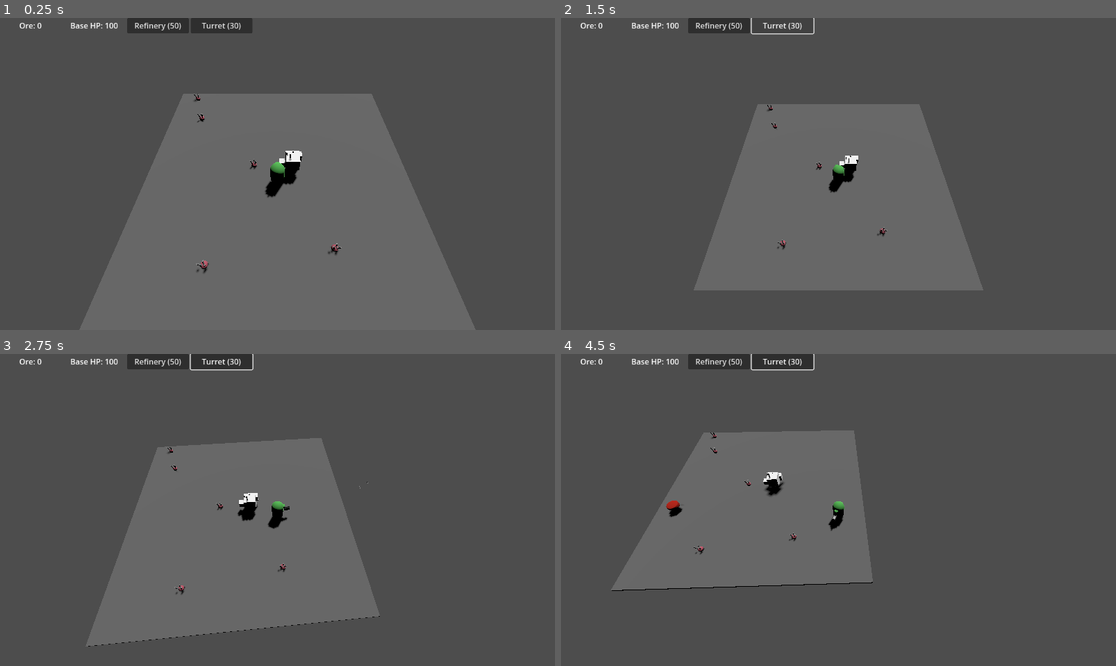
Above: before the commit, frames 1-4 (two rows, left to right).
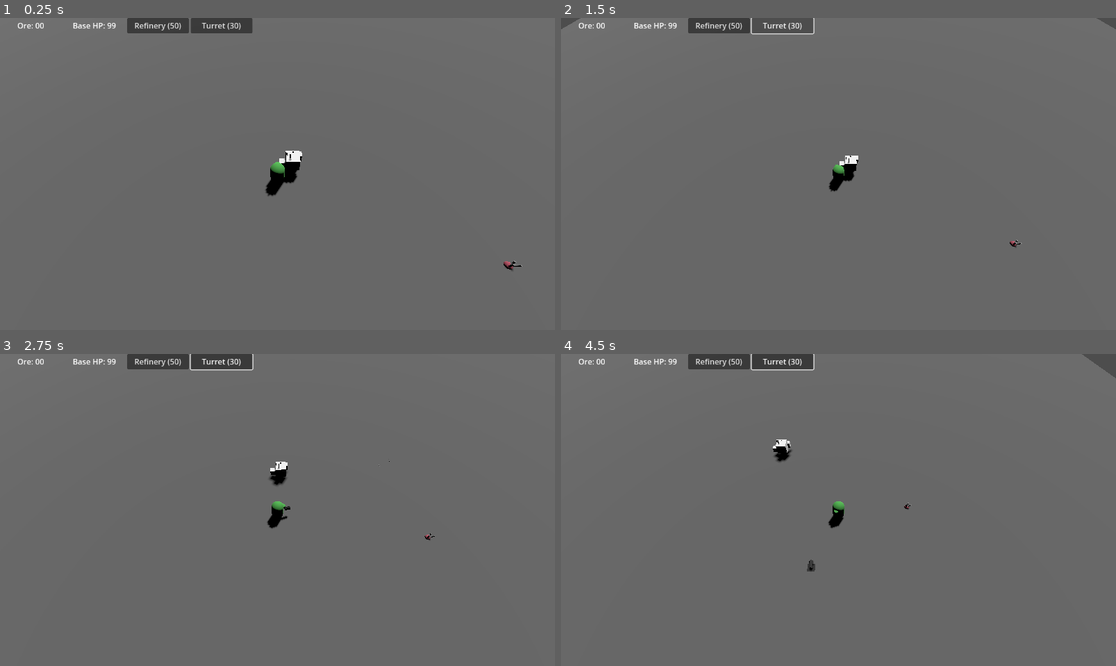
Above: after the commit, the same moments.

Repository: CaptainTiki/MineOre
Game: Godot game, scene res://scenes/main.tscn
The game is run twice, just before and just after one commit, with the same random seed, the same clock (stepped at 60 frames per second) and the same inputs.
Inputs (mouse positions are in pixels of both pictures, inside the frame that each line leads up to):
- Up to frame 1 (0.25 s): no input
- Up to frame 2 (1.5 s): click "Refinery (50)" at 0.5 s; click "Turret (30)" at 1.25 s
- Up to frame 3 (2.75 s): tap Enter at 2 s; move the mouse to (399, 494) at 2.02 s; hold D (move_right) from 2.03 s (still down); hold 1 (tool_gun) from 2.03 s (still down); tap E (action) at 2.1 s; click (399, 494) at 2.17 s
- Up to frame 4 (4.5 s): move the mouse to (727, 525) at 2.77 s; release D (move_right) at 2.78 s; release 1 (tool_gun) at 2.78 s; hold S (move_backward) 2.78-3.53 s; tap 1 (tool_gun) at 2.85 s; click (727, 525) at 2.92 s; tap 2 (tool_mining_laser) at 3.05 s; move the mouse to (894, 441) at 3.52 s; hold D (move_right) 3.53-4.28 s; hold 2 (tool_mining_laser) 3.53-4.28 s; click (894, 441) at 3.67 s; tap 3 (tool_turret, bound only after the commit) at 3.8, 4.35 s; move the mouse to (810, 572) at 4.27 s; hold W (move_forward) from 4.28 s (still down); click (810, 572) at 4.42 s

The runs differ from the first frame. In frame 1, 59% of the frame differs, in the area x 0-100%, y 0-100%; in frame 2, 74%; in frame 3, 74%; in frame 4, 81%.

Commit message:
movement, turrets, enemies
continued to refine basic play style and prototypep

Diff:
--- a/main.gd
+++ b/main.gd
@@ -1,64 +1,65 @@
 extends Node3D
 
-var ore_count = 0
+@onready var player = $Player
+@onready var camera = $Camera
+var enemy_scene = preload("res://scenes/enemy.tscn")
+var ore_scene = preload("res://scenes/ore.tscn")
+var ground_size = Vector2(100, 100)
+# Enemy spawn variables
+var initial_spawn_delay = 3.0
+var min_spawn_delay = 0.33
+var ramp_duration = 60.0
+var time_elapsed = 0.0
+var spawn_timer = 0.0
+# Ore spawn variables
+var ore_spawn_rate = 5.0  # Seconds between ore spawns
+var max_ores = 20  # Max ores on map at once
+var ore_timer = 0.0
+
 var base_hp = 100
-var ore_scene = preload("res://scenes/ore.tscn")
-var enemy_scene = preload("res://scenes/enemy.tscn")
-var refinery_scene = preload("res://scenes/refinery.tscn")
-var turret_scene = preload("res://scenes/turret.tscn")
 
 func _ready():
-	$UI/VBoxContainer/RefineryButton.pressed.connect(_on_refinery_button_pressed)
-	$UI/VBoxContainer/TurretButton.pressed.connect(_on_turret_button_pressed)
-	spawn_ores(5)
-	$Player.connect("mined_ore", _on_player_mined_ore)
-	# Defer the set_player call until the Camera is fully ready
-	$Camera.set_player($Player)
-	#call_deferred("_setup_camera")
-
-func _setup_camera():
-	$Camera.set_player($Player)
+	camera.set_player(player)
+	spawn_ore()
+	spawn_ore()
+	spawn_ore()
 
 func _process(delta):
-	$UI/VBoxContainer/OreLabel.text = "Ore: %d" % ore_count
-	$UI/VBoxContainer/BaseHPLabel.text = "Base HP: %d" % base_hp
-	if base_hp <= 0:
-		get_tree().quit() # Simple game over for now
+	time_elapsed += delta
+	spawn_timer += delta
+	ore_timer += delta
 
-	if randf() < 0.005: # Spawn enemies occasionally
+	# Enemy spawning
+	var t = clamp(time_elapsed / ramp_duration, 0.0, 1.0)
+	var current_spawn_delay = lerp(initial_spawn_delay, min_spawn_delay, t)
+	if spawn_timer >= current_spawn_delay:
 		spawn_enemy()
+		spawn_timer = 0.0
 
-func spawn_ores(n):
-	for i in n:
-		var ore = ore_scene.instantiate()
-		ore.position = Vector3(randf_range(-9, 9), 0.25, randf_range(-9, 9))
-		$Ores.add_child(ore)
+	# Ore spawning
+	var ore_count = get_tree().get_nodes_in_group("ores").size()
+	if ore_timer >= ore_spawn_rate and ore_count < max_ores:
+		spawn_ore()
+		ore_timer = 0.0
 
 func spawn_enemy():
 	var enemy = enemy_scene.instantiate()
-	var edge = randi() % 4
+	var side = randi() % 4
 	var pos = Vector3.ZERO
-	if edge == 0: pos = Vector3(-10, 0.5, randf_range(-9, 9)) # Left
-	elif edge == 1: pos = Vector3(10, 0.5, randf_range(-9, 9)) # Right
-	elif edge == 2: pos = Vector3(randf_range(-9, 9), 0.5, -10) # Top
-	else: pos = Vector3(randf_range(-9, 9), 0.5, 10) # Bottom
-	enemy.position = pos
-	$Enemies.add_child(enemy)
+	match side:
+		0: pos = Vector3(randf_range(-ground_size.x/2, ground_size.x/2), 0, -ground_size.y/2)
+		1: pos = Vector3(ground_size.x/2, 0, randf_range(-ground_size.y/2, ground_size.y/2))
+		2: pos = Vector3(randf_range(-ground_size.x/2, ground_size.x/2), 0, ground_size.y/2)
+		3: pos = Vector3(-ground_size.x/2, 0, randf_range(-ground_size.y/2, ground_size.y/2))
+	enemy.global_position = pos
+	add_child(enemy)
 
-func _on_player_mined_ore():
-	ore_count += 10
-	spawn_ores(1)
-
-func _on_refinery_button_pressed():
-	if ore_count >= 50:
-		ore_count -= 50
-		var refinery = refinery_scene.instantiate()
-		refinery.position = $Player.position
-		$Buildings.add_child(refinery)
-
-func _on_turret_button_pressed():
-	if ore_count >= 30:
-		ore_count -= 30
-		var turret = turret_scene.instantiate()
-		turret.position = $Player.position
-		$Buildings.add_child(turret)
+func spawn_ore():
+	var ore = ore_scene.instantiate()
+	var pos = Vector3(
+		randf_range(-ground_size.x/2, ground_size.x/2),
+		0.2,
+		randf_range(-ground_size.y/2, ground_size.y/2)
+	)
+	ore.global_position = pos
+	add_child(ore)
--- a/project.godot
+++ b/project.godot
@@ -53,6 +53,16 @@
 "events": [Object(InputEventKey,"resource_local_to_scene":false,"resource_name":"","device":-1,"window_id":0,"alt_press …(191 unchanged characters)…
 ]
 }
+tool_turret={
+"deadzone": 0.2,
+"events": [Object(InputEventKey,"resource_local_to_scene":false,"resource_name":"","device":-1,"window_id":0,"alt_pressed":false,"shift_pressed":false,"ctrl_pressed":false,"meta_pressed":false,"pressed":false,"keycode":0,"physical_keycode":51,"key_label":0,"unicode":51,"location":0,"echo":false,"script":null)
+]
+}
+reset_camera={
+"deadzone": 0.2,
+"events": [Object(InputEventKey,"resource_local_to_scene":false,"resource_name":"","device":-1,"window_id":0,"alt_pressed":false,"shift_pressed":false,"ctrl_pressed":false,"meta_pressed":false,"pressed":false,"keycode":0,"physical_keycode":67,"key_label":0,"unicode":99,"location":0,"echo":false,"script":null)
+]
+}
 
 [layer_names]
 
--- a/scenes/gib.tscn
+++ b/scenes/gib.tscn
@@ -20,15 +20,11 @@
 radial_segments = 8
 rings = 8
 
-[sub_resource type="SphereMesh" id="SphereMesh_5t77g"]
-
-[sub_resource type="StandardMaterial3D" id="StandardMaterial3D_u61qm"]
-albedo_color = Color(0.711921, 0.108878, 6.257e-06, 1)
-
 [node name="Gib" type="Node3D"]
 script = ExtResource("1_kflpl")
 
 [node name="GPUParticles3D" type="GPUParticles3D" parent="."]
+transform = Transform3D(1, 0, 0, 0, 1, 0, 0, 0, 1, 0, 1.12699, 0)
 emitting = false
 amount = 50
 lifetime = 1.95
@@ -37,7 +33,3 @@
 randomness = 0.2
 process_material = SubResource("ParticleProcessMaterial_wfuys")
 draw_pass_1 = SubResource("SphereMesh_684cn")
-
-[node name="CSGMesh3D" type="CSGMesh3D" parent="GPUParticles3D"]
-mesh = SubResource("SphereMesh_5t77g")
-material = SubResource("StandardMaterial3D_u61qm")
--- a/scenes/main.tscn
+++ b/scenes/main.tscn
@@ -6,7 +6,7 @@
 [ext_resource type="Script" uid="uid://dphpdmx8vikda" path="res://scripts/camera_3d.gd" id="2_jyhfs"]
 
 [sub_resource type="BoxMesh" id="BoxMesh_7dm0k"]
-size = Vector3(20, 0.2, 20)
+size = Vector3(100, 0.2, 100)
 
 [sub_resource type="StandardMaterial3D" id="StandardMaterial3D_ig7tw"]
 albedo_color = Color(0.41598, 0.41598, 0.41598, 1)
@@ -26,6 +26,7 @@
 [node name="GroundContainer" type="Node3D" parent="."]
 
 [node name="CSGMesh3D" type="CSGMesh3D" parent="GroundContainer"]
+transform = Transform3D(1, 0, 0, 0, 1, 0, 0, 0, 1, 0, 0.1, 0)
 use_collision = true
 collision_layer = 4
 collision_mask = 0
--- a/scenes/ore.tscn
+++ b/scenes/ore.tscn
@@ -1,9 +1,12 @@
-[gd_scene load_steps=2 format=3 uid="uid://dmrcwwqgtkirs"]
+[gd_scene load_steps=3 format=3 uid="uid://dmrcwwqgtkirs"]
 
 [sub_resource type="StandardMaterial3D" id="StandardMaterial3D_bj4v0"]
 albedo_color = Color(0.769718, 0.350424, 0.424662, 1)
 
-[node name="Ore" type="Node3D" groups=["ores"]]
+[sub_resource type="BoxShape3D" id="BoxShape3D_bj4v0"]
+size = Vector3(0.538208, 0.934082, 0.481445)
+
+[node name="Ore" type="StaticBody3D" groups=["ores"]]
 
 [node name="CSGCombiner3D" type="CSGCombiner3D" parent="."]
 
@@ -19,3 +22,7 @@
 
 [node name="CSGCylinder3D3" type="CSGCylinder3D" parent="CSGCombiner3D/CSGSphere3D"]
 transform = Transform3D(-0.210817, 0.198324, 0.0847304, 0.0797242, 0.623349, 9.48832e-11, -0.0915567, 0.0861309, -0.195099, 0.275796, 0.584133, 0.162348)
+
+[node name="CollisionShape3D" type="CollisionShape3D" parent="."]
+transform = Transform3D(1, 0, 0, 0, 1, 0, 0, 0, 1, -0.0067749, 0.253174, 0.0112305)
+shape = SubResource("BoxShape3D_bj4v0")
--- a/scenes/turret.tscn
+++ b/scenes/turret.tscn
@@ -14,6 +14,9 @@
 [sub_resource type="StandardMaterial3D" id="StandardMaterial3D_485p4"]
 albedo_color = Color(0.226707, 0.226707, 0.226707, 1)
 
+[sub_resource type="SphereShape3D" id="SphereShape3D_x3mc5"]
+radius = 3.0
+
 [node name="Turret" type="StaticBody3D"]
 script = ExtResource("1_x3mc5")
 
@@ -21,21 +24,35 @@
 transform = Transform3D(1, 0, 0, 0, 1, 0, 0, 0, 1, 0.0765381, 0.328941, 0)
 shape = SubResource("BoxShape3D_fowog")
 
-[node name="CSGCombiner3D" type="CSGCombiner3D" parent="."]
+[node name="Base" type="Node3D" parent="."]
 
-[node name="CSGBox3D" type="CSGBox3D" parent="CSGCombiner3D"]
+[node name="CSGCombiner2" type="CSGCombiner3D" parent="Base"]
+
+[node name="CSGBox3D" type="CSGBox3D" parent="Base/CSGCombiner2"]
 transform = Transform3D(0.6, 0, 0, 0, 0.315685, 0, 0, 0, 0.6, 0, 0.121366, 0)
 size = Vector3(1, 0.768433, 1)
 material = SubResource("StandardMaterial3D_x3mc5")
 
-[node name="CSGCylinder3D" type="CSGCylinder3D" parent="CSGCombiner3D"]
+[node name="CSGCylinder3D" type="CSGCylinder3D" parent="Base/CSGCombiner2"]
 transform = Transform3D(1, 0, 0, 0, 1, 0, 0, 0, 1, 0, 0.326384, 0)
 radius = 0.0893555
 height = 0.18573
 material = SubResource("StandardMaterial3D_el7wl")
 
-[node name="CSGCylinder3D2" type="CSGCylinder3D" parent="CSGCombiner3D"]
-transform = Transform3D(-4.37114e-08, 1, 0, -1, -4.37114e-08, 0, 0, 0, 1, 0.156593, 0.52044, 0)
+[node name="Weapon" type="Node3D" parent="."]
+
+[node name="Muzzle" type="Node3D" parent="Weapon"]
+transform = Transform3D(-4.37114e-08, 0, -1, 0, 1, 0, 1, 0, -4.37114e-08, -0.00390355, 0.497052, -0.57669)
+
+[node name="CSGCylinder3D" type="CSGCylinder3D" parent="Weapon"]
+transform = Transform3D(1.91069e-15, -4.37114e-08, -1, -1, -4.37114e-08, 0, -4.37114e-08, 1, -4.37114e-08, -0.00390352, 0.52044, -0.173626)
 radius = 0.138672
 height = 0.597946
 material = SubResource("StandardMaterial3D_485p4")
+
+[node name="DetectionArea" type="Area3D" parent="."]
+collision_layer = 0
+collision_mask = 2
+
+[node name="CollisionShape3D" type="CollisionShape3D" parent="DetectionArea"]
+shape = SubResource("SphereShape3D_x3mc5")
--- a/scripts/bullet.gd
+++ b/scripts/bullet.gd
@@ -17,8 +17,5 @@
 
 func _on_body_entered(body):
 	if body.is_in_group("enemies"):
-		print("Bullet hit enemy: ", body.name)
 		body.take_damage(damage)
 		queue_free()
-	else:
-		print("Bullet hit something else: ", body.name)
--- a/scripts/camera_3d.gd
+++ b/scripts/camera_3d.gd
@@ -1,21 +1,66 @@
 extends Camera3D
 
 var player = null
-var offset = Vector3(0, 15, 10)  # Initial offset for 3/4 view
-var smooth_speed = 5.0  # How quickly the camera follows
+var base_offset = Vector3(0, 15, 10)  # Initial offset for 3/4 view
+var offset = base_offset  # Current offset, persists after orbiting
+var smooth_speed = 5.0
+var is_orbiting = false
+var yaw = 0.0
+var pitch = -0.785
+var orbit_sensitivity = 0.005
+var zoom_speed = 2.0
+var min_zoom = 5.0
+var max_zoom = 20.0
 
 func set_player(player_node):
 	player = player_node
+
+func _ready():
+	pass
+
+func _input(event):
+	if event is InputEventMouseButton:
+		if event.button_index == MOUSE_BUTTON_MIDDLE:
+			if event.pressed:
+				var current_offset = global_position - player.global_position
+				var distance = current_offset.length()
+				var flat_offset = Vector3(current_offset.x, 0, current_offset.z).normalized()
+				yaw = atan2(flat_offset.x, flat_offset.z)
+				pitch = asin(current_offset.y / distance)
+				is_orbiting = true
+				Input.set_mouse_mode(Input.MOUSE_MODE_CAPTURED)
+			else:
+				is_orbiting = false
+				Input.set_mouse_mode(Input.MOUSE_MODE_VISIBLE)
+		elif event.button_index == MOUSE_BUTTON_WHEEL_UP and event.pressed:
+			zoom(-zoom_speed)
+		elif event.button_index == MOUSE_BUTTON_WHEEL_DOWN and event.pressed:
+			zoom(zoom_speed)
+	if event is InputEventMouseMotion and is_orbiting:
+		yaw -= event.relative.x * orbit_sensitivity
+		pitch -= event.relative.y * orbit_sensitivity
+		pitch = clamp(pitch, -0.785, PI / 2)
+		var distance = offset.length()
+		offset = Vector3(
+			sin(yaw) * cos(pitch),
+			sin(pitch),
+			cos(yaw) * cos(pitch)
+		).normalized() * distance
+
+	if Input.is_action_just_pressed("reset_camera"):
+		offset = base_offset
 
 func _process(delta):
 	if player == null:
 		return
 
-	# Target position: player's position plus the offset
+	# No reset to base_offset; offset persists after orbiting
 	var target_position = player.global_position + offset
+	global_position = global_position.lerp(target_position, delta * smooth_speed)
+	look_at(player.global_position, Vector3.UP)
 
-	# Smoothly move toward the target position
-	global_position = global_position.lerp(target_position, delta * smooth_speed)
-
-	# Always look at the player
-	look_at(player.global_position, Vector3.UP)
+func zoom(amount):
+	var distance = offset.length()
+	distance += amount
+	distance = clamp(distance, min_zoom, max_zoom)
+	offset = offset.normalized() * distance
--- a/scripts/enemy.gd
+++ b/scripts/enemy.gd
@@ -19,9 +19,7 @@
 		die()
 
 func die():
-	for i in 5:
-		var gib = gib_scene.instantiate()
-		gib.position = global_position
-		gib.velocity = Vector3(randf_range(-1, 1), randf_range(1, 3), randf_range(-1, 1))
-		get_tree().get_root().get_node("Main/Particles").add_child(gib)
+	var gib = preload("res://scenes/gib.tscn").instantiate()
+	gib.global_position = global_position
+	get_parent().add_child(gib)
 	queue_free()
--- a/scripts/gib.gd
+++ b/scripts/gib.gd
@@ -1,9 +1,12 @@
 extends Node3D
 
-var velocity = Vector3.ZERO
+@onready var gpu_particles_3d: GPUParticles3D = $GPUParticles3D
 
-func _physics_process(delta):
-	position += velocity * delta
-	velocity.y -= 9.8 * delta
-	if position.y < 0:
-		queue_free()
+func _ready():
+	# Start particles on spawn
+	gpu_particles_3d.emitting = true
+	# Connect the finished signal to queue_free
+	gpu_particles_3d.connect("finished", _on_particles_finished)
+
+func _on_particles_finished():
+	queue_free()
--- a/scripts/head_quarters.gd
+++ b/scripts/head_quarters.gd
@@ -2,4 +2,5 @@
 
 func take_damage(amount):
 	var main = get_tree().get_root().get_node("Main")
+
 	main.base_hp -= amount
--- a/scripts/player.gd
+++ b/scripts/player.gd
@@ -2,68 +2,95 @@
 
 signal mined_ore
 
-enum Tool { NONE, GUN, MINING_LASER }
+enum Tool { NONE, GUN, MINING_LASER, TURRET }
 var current_tool = Tool.NONE
 var speed = 5.0
 var bullet_scene = preload("res://scenes/bullet.tscn")
+var turret_scene = preload("res://scenes/turret.tscn")
+var is_orbiting = false
 
 func _ready():
 	$Gun.visible = false
 	$MiningLaser.visible = false
 	$MiningLaser/Cone.monitoring = false
+	var camera = get_tree().get_root().get_node("Main/Camera")
+	camera.connect("tree_entered", _on_camera_ready)
+
+func _on_camera_ready():
+	var camera = get_tree().get_root().get_node("Main/Camera")
+	if camera:
+		print("Player connected to camera")
 
 func _physics_process(delta):
-	# Movement
+	# Movement input
 	var input = Vector3.ZERO
-	if Input.is_action_pressed("move_forward"): input.z -= 1
-	if Input.is_action_pressed("move_backward"): input.z += 1
+	if Input.is_action_pressed("move_forward"): input.z += 1  # Swapped
+	if Input.is_action_pressed("move_backward"): input.z -= 1  # Swapped
 	if Input.is_action_pressed("move_left"): input.x -= 1
 	if Input.is_action_pressed("move_right"): input.x += 1
-	velocity = input.normalized() * speed
+
+	# Transform input based on player's rotation
+	var forward = -transform.basis.z.normalized()
+	var right = transform.basis.x.normalized()
+	var move_dir = (forward * input.z + right * input.x).normalized()
+	velocity = move_dir * speed
 	move_and_slide()
 
-	# Constrain to map
-	position.x = clamp(position.x, -9, 9)
-	position.z = clamp(position.z, -9, 9)
+	# Clamp position to larger ground
+	position.x = clamp(position.x, -50, 50)
+	position.z = clamp(position.z, -50, 50)
 
-	# Face mouse cursor
-	var mouse_pos = get_viewport().get_mouse_position()
-	var ray_origin = get_tree().root.get_camera_3d().project_ray_origin(mouse_pos)
-	var ray_dir = get_tree().root.get_camera_3d().project_ray_normal(mouse_pos)
-	var plane = Plane(Vector3.UP, 0)
-	var intersect = plane.intersects_ray(ray_origin, ray_dir)
-	if intersect:
-		var look_pos = intersect
-		look_at(Vector3(look_pos.x, global_position.y, look_pos.z), Vector3.UP)
+	# Rotation logic
+	var camera = get_tree().get_root().get_node("Main/Camera")
+	if camera:
+		is_orbiting = camera.is_orbiting
+		if is_orbiting:
+			var camera_pos = camera.global_position
+			var direction = (global_position - camera_pos).normalized()
+			direction.y = 0
+			if direction.length() > 0:
+				look_at(global_position + direction, Vector3.UP)
+		else:
+			var mouse_pos = get_viewport().get_mouse_position()
+			var ray_origin = camera.project_ray_origin(mouse_pos)
+			var ray_dir = camera.project_ray_normal(mouse_pos)
+			var plane = Plane(Vector3.UP, 0)
+			var intersect = plane.intersects_ray(ray_origin, ray_dir)
+			if intersect:
+				var look_pos = intersect
+				look_at(Vector3(look_pos.x, global_position.y, look_pos.z), Vector3.UP)
 
-	# Tool usage
+	# Tool actions
 	if Input.is_action_just_pressed("action"):
 		match current_tool:
 			Tool.GUN:
 				shoot_bullet()
 			Tool.MINING_LASER:
 				mine_ore()
+			Tool.TURRET:
+				place_turret()
 
 func _input(event):
 	if event.is_action_pressed("tool_gun"):
 		switch_tool(Tool.GUN)
 	elif event.is_action_pressed("tool_mining_laser"):
 		switch_tool(Tool.MINING_LASER)
+	elif event.is_action_pressed("tool_turret"):
+		switch_tool(Tool.TURRET)
 
 func switch_tool(new_tool):
 	current_tool = new_tool
 	$Gun.visible = (current_tool == Tool.GUN)
 	$MiningLaser.visible = (current_tool == Tool.MINING_LASER)
 	$MiningLaser/Cone.monitoring = (current_tool == Tool.MINING_LASER)
+	print("Tool switched to: ", current_tool, " Monitoring: ", $MiningLaser/Cone.monitoring)
 
 func shoot_bullet():
 	var bullet = bullet_scene.instantiate()
-	# Add to scene tree first
 	get_tree().get_root().get_node("Main").add_child(bullet)
-	# Safety check for $Gun
 	if $Gun == null or not $Gun.is_inside_tree():
 		print("Error: $Gun is null or not in tree!")
-		bullet.global_position = global_position  # Fallback to player position
+		bullet.global_position = global_position
 	else:
 		bullet.global_position = $Gun.global_position
 	var bullet_speed = 20.0
@@ -72,7 +99,21 @@
 
 func mine_ore():
 	var ores = $MiningLaser/Cone.get_overlapping_bodies()
+	print("Overlapping bodies: ", ores.size())
 	for ore in ores:
+		print("Body: ", ore.name, " Groups: ", ore.get_groups())
 		if ore.is_in_group("ores"):
+			print("Mining ore: ", ore.name)
 			ore.queue_free()
 			emit_signal("mined_ore")
+
+func place_turret():
+	var turret = turret_scene.instantiate()
+	var mouse_pos = get_viewport().get_mouse_position()
+	var ray_origin = get_tree().get_root().get_node("Main/Camera").project_ray_origin(mouse_pos)
+	var ray_dir = get_tree().get_root().get_node("Main/Camera").project_ray_normal(mouse_pos)
+	var plane = Plane(Vector3.UP, 0)
+	var intersect = plane.intersects_ray(ray_origin, ray_dir)
+	if intersect:
+		turret.global_position = intersect
+		get_tree().get_root().get_node("Main").add_child(turret)
--- a/scripts/turret.gd
+++ b/scripts/turret.gd
@@ -1,9 +1,50 @@
 extends StaticBody3D
 
-func _process(delta):
-	var enemies = get_tree().get_nodes_in_group("enemies")
+@onready var weapon = $Weapon
+@onready var muzzle = $Weapon/Muzzle
+@onready var detection_area = $DetectionArea
+var bullet_scene = preload("res://scenes/bullet.tscn")
+var effective_range = 5.0  # Matches DetectionArea radius
+var fire_rate = 1.0  # Shots per second
+var time_since_last_shot = 0.0
+
+func _ready():
+	# Snap to ground (Y=0 plane)
+	var plane = Plane(Vector3.UP, 0)
+	var ray_origin = global_position + Vector3(0, 1, 0)  # Start above
+	var ray_dir = Vector3.DOWN
+	var intersect = plane.intersects_ray(ray_origin, ray_dir)
+	if intersect:
+		global_position = intersect
+
+func _physics_process(delta):
+	# Update shooting cooldown
+	time_since_last_shot += delta
+
+	# Find nearest enemy
+	var enemies = detection_area.get_overlapping_bodies()
+	var nearest_enemy = null
+	var min_distance = effective_range + 1  # Beyond range to start
+
 	for enemy in enemies:
-		if global_position.distance_to(enemy.global_position) < 5:
-			if randf() < 0.1:
-				if enemy.has_method("die"):
-					enemy.die()
+		if enemy.is_in_group("enemies"):
+			var distance = global_position.distance_to(enemy.global_position)
+			if distance < min_distance:
+				min_distance = distance
+				nearest_enemy = enemy
+
+	# Rotate weapon to nearest enemy if in range
+	if nearest_enemy and min_distance <= effective_range:
+		var target_pos = nearest_enemy.global_position
+		weapon.look_at(target_pos, Vector3.UP)
+		# Shoot if cooldown elapsed
+		if time_since_last_shot >= 1.0 / fire_rate:
+			shoot_bullet(target_pos)
+			time_since_last_shot = 0.0
+
+func shoot_bullet(target_pos):
+	var bullet = bullet_scene.instantiate()
+	get_tree().get_root().get_node("Main").add_child(bullet)
+	bullet.global_position = muzzle.global_position
+	var direction = (target_pos - muzzle.global_position).normalized()
+	bullet.velocity = direction * 20.0  # Match player bullet speed
Not shown: 1 places in scenes/gib.tscn that only renumber resources
Not shown: 1 places in scenes/turret.tscn that only renumber resources
